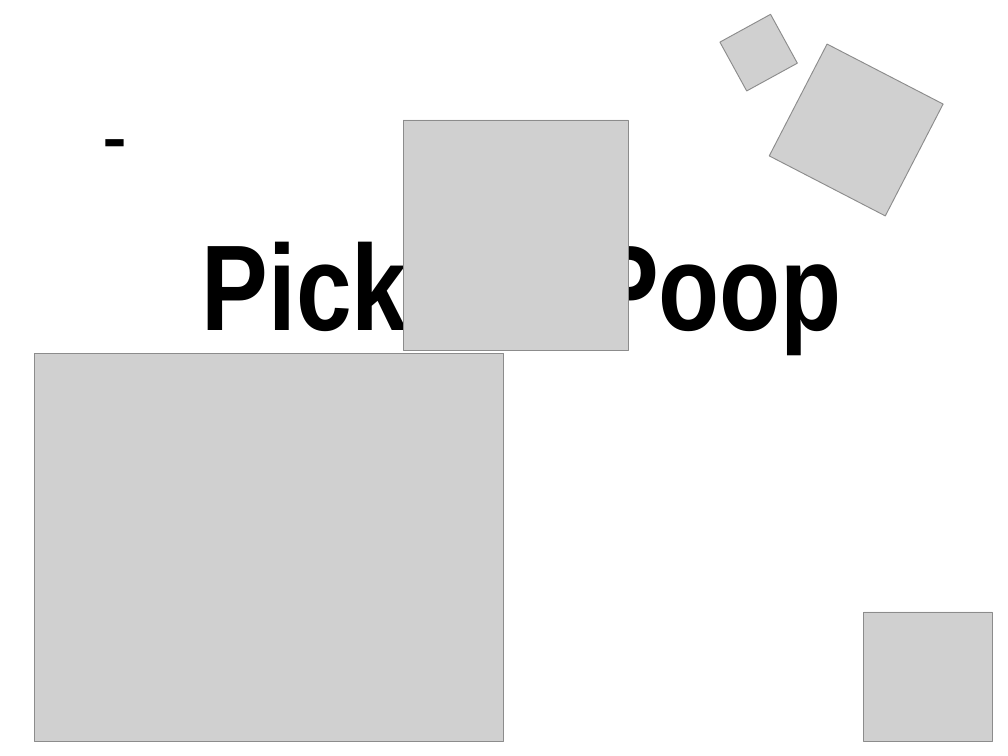
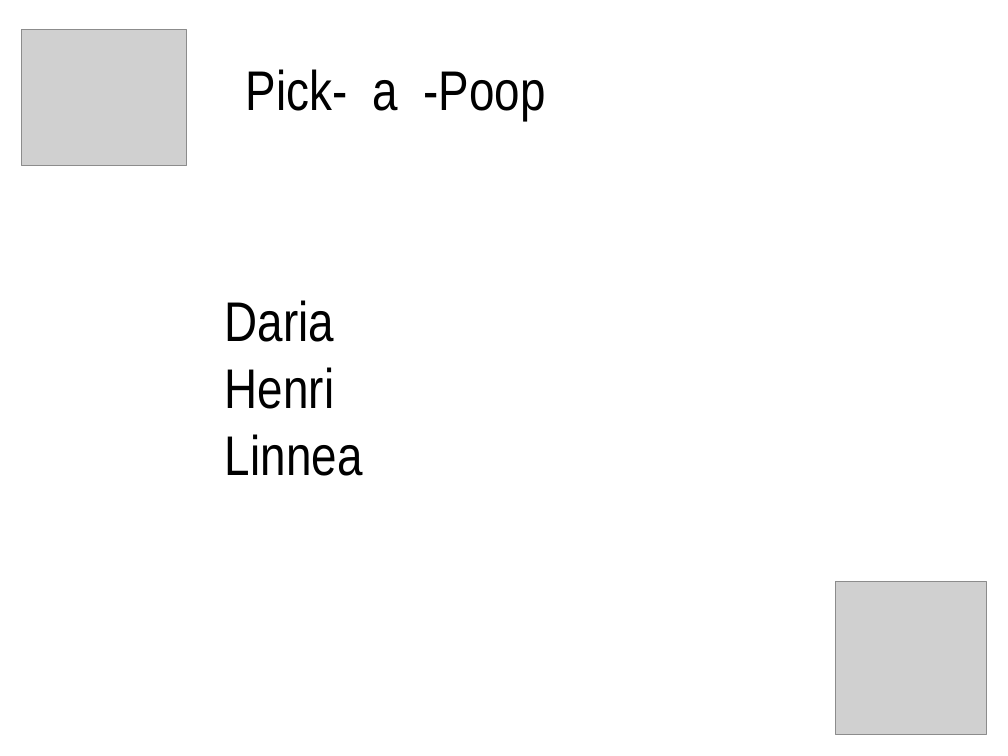
Before and after one commit to Pick-a-Poop/Pick-a-poop, a slide deck: slide 1 of presentationv1.odp. Drawn at 1008x756 pixels with LibreOffice and Linux fonts; fonts in the diff are those of the drawing; grey boxes stand for pictures. Boxes give left, top, right and bottom in pixels: in the first picture for what was removed or moved away, otherwise in the second. Text is boxed around its words. In the diff, an @@ line names an element or a change of style, - is before the commit and + after.

Commit message:
added the presentation pdf and odp

```diff
--- a/presentationv1.odp
+++ b/presentationv1.odp
@@ picture: place and size @@
-picture at [34,353,504,742]
+picture at [22,29,187,166]
@@ picture removed at [720,14,797,91] @@
@@ text "Pick- a -Poop": place and size @@
-text "Pick- a -Poop" at [202,231,842,352]
+text "Pick- a -Poop" at [246,69,546,120]
@@ text "Pick- a -Poop" at [246,69,546,120]: size 96 to 44 pt, bold off; size 60 to 44 pt in "a" @@
@@ picture removed at [770,44,944,216] @@
@@ text removed at [93,72,346,206] @@
--
@@ picture removed at [403,120,628,350] @@
@@ text added at [225,300,363,476], 44 pt, text #000000 @@
+Daria
+Henri
+Linnea
@@ picture: place and size @@
-picture at [864,612,992,742]
+picture at [835,582,986,735]
```
Also in this commit, not shown: 2 slides added, 3 slides removed, 3 other files.
